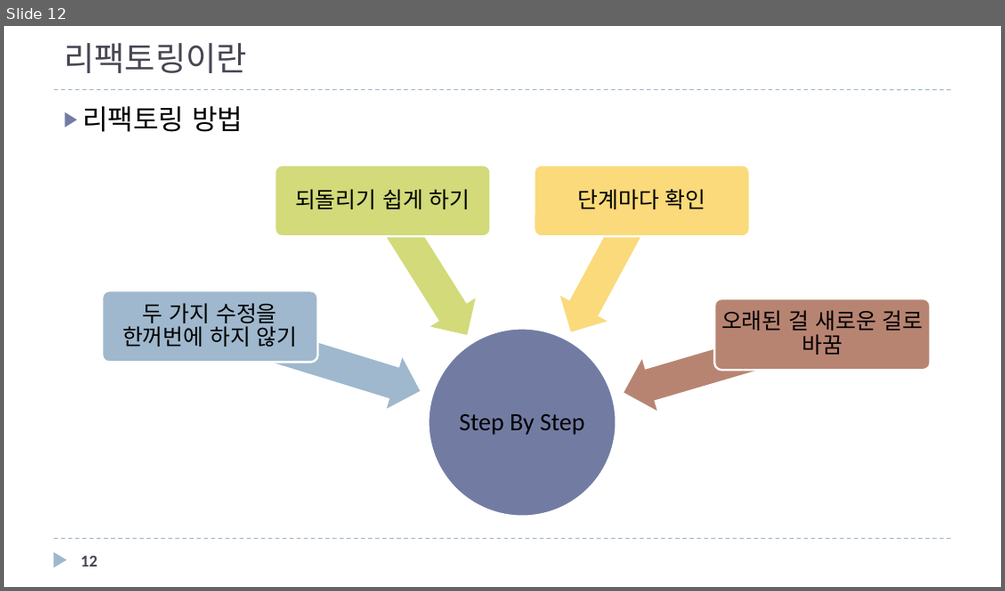
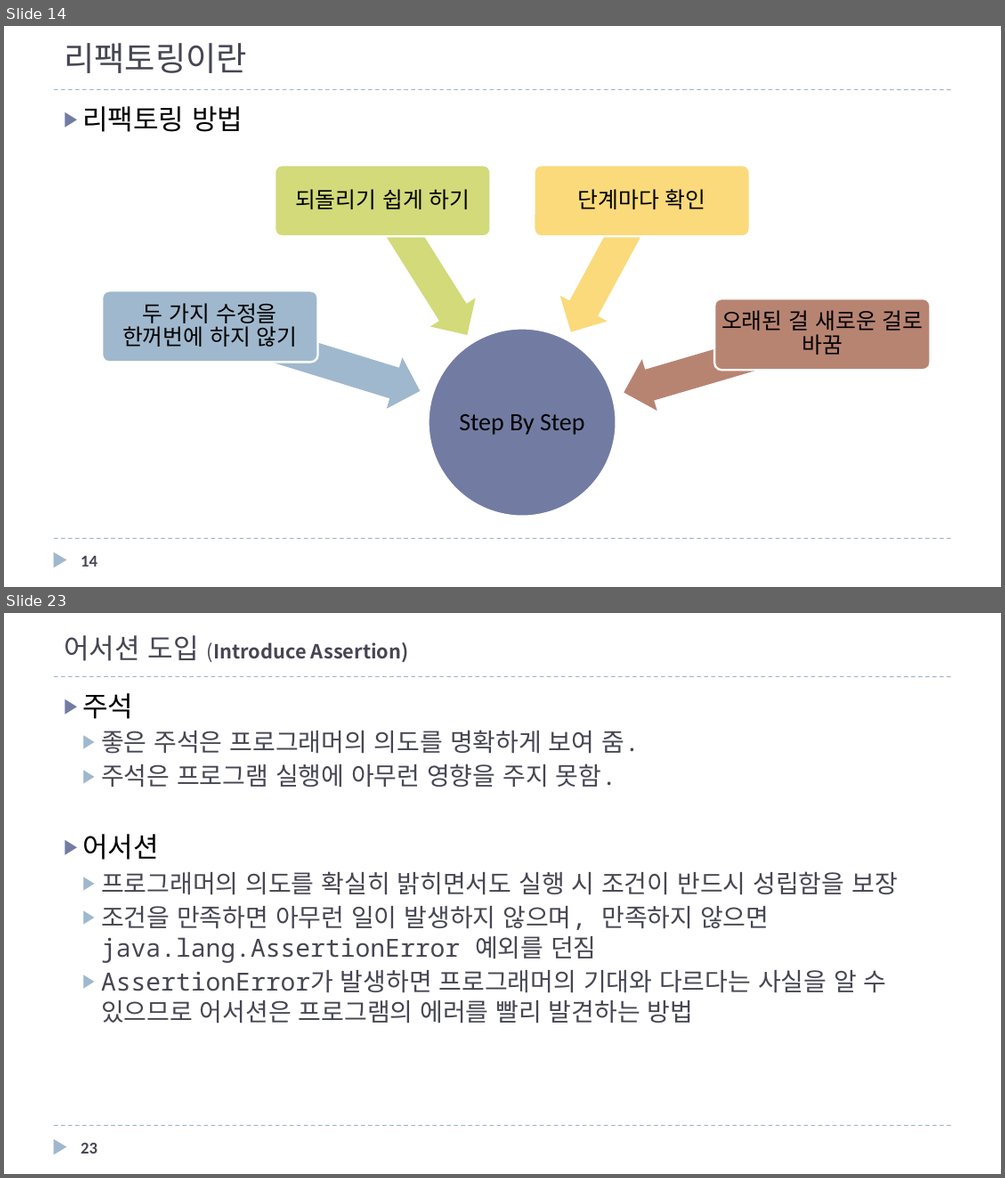
Before and after one commit to mkgungor/refactoring_java, a slide deck: ppt/자바로 배우는 리팩토링 입문.pptx. Shown one above the other, each under a label of ours: slide 12 before the commit, slides 14 and 23 after it; the slides between them are not shown. The pictures are 1005x591 and 1005x1178 pixels, drawn with LibreOffice and Linux fonts; fonts in the diff are those of the drawing. Boxes give left, top, right and bottom in pixels: in the first picture for what was removed or moved away, otherwise in the second. Text is boxed around its words. In the diff, an @@ line names an element or a change of style, - is before the commit and + after.

```diff
--- a/ppt/자바로 배우는 리팩토링 입문.pptx
+++ b/ppt/자바로 배우는 리팩토링 입문.pptx
@@ slide 23 added at box(4, 613, 1001, 1174), background #FFFFFF; not listed: 3 template elements that a slide beside it also shows @@
@@ title added at box(64, 635, 409, 662), 14 pt, text #464653, bold @@
+어서션 도입 (Introduce Assertion)
@@ text added at box(82, 693, 898, 1022), 18 pt, text #464653 @@
+▶ 주석
+  ▶ 좋은 주석은 프로그래머의 의도를 명확하게 보여 줌.
+  ▶ 주석은 프로그램 실행에 아무런 영향을 주지 못함.
+▶ 어서션
+  ▶ 프로그래머의 의도를 확실히 밝히면서도 실행 시 조건이 반드시 성립함을 보장
+  ▶ 조건을 만족하면 아무런 일이 발생하지 않으며, 만족하지 않으면 java.lang.AssertionError 예외를 던짐
+  ▶ AssertionError가 발생하면 프로그래머의 기대와 다르다는 사실을 알 수 있으므로 어서션은 프로그램의 에러를 빨리 발견하는 방법
@@ page number added at box(81, 1143, 97, 1153), 12 pt, text #464653, bold @@
+23
@@ what was slide 12 is now slide 14 @@
@@ page number at box(81, 556, 97, 566): text changed @@
-12
+14
```
Also in this commit, not shown: 4 slides changed, 16 other slides added.
